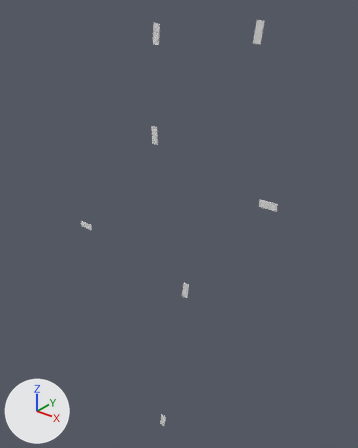
An edit to the OBJ model SourceAssets/Terrain/IrwinBuildings/IrwinBuildings_Landing.obj, drawn before and after from the same camera.
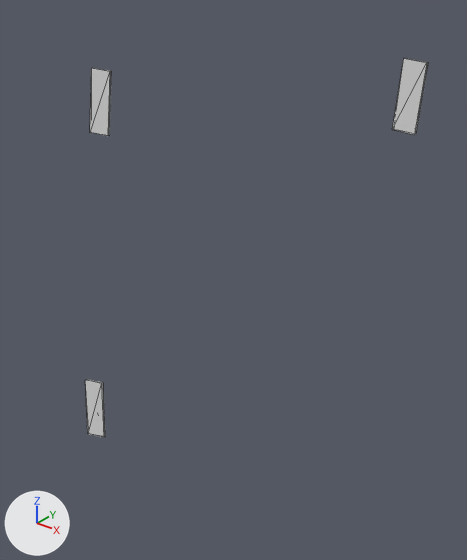
Each version appears first whole from a 50 mm lens placed at (28981.0, -4406.0, -98656.0), pointed at (25904.0, -560.0, -101040.0), and next in a close-up on the part from 34% to 78% of the width and 0% to 41% of the height. Arrows for +X, +Y and +Z are at lower left; the lights stay in place. The first two pictures are the older version. The close-ups show mesh edges as thin lines. Where no turn or scale is listed for an object, it has been applied to the vertices. Vertices at exactly the same position are counted once.

Objects in the first close-up: 'IrwinBuildings_Landing'.
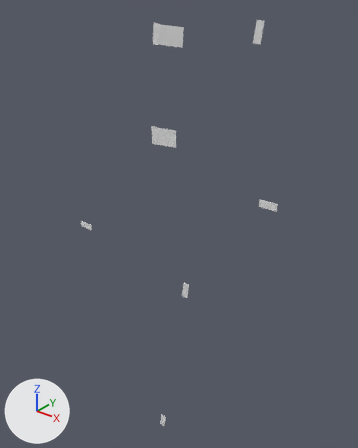
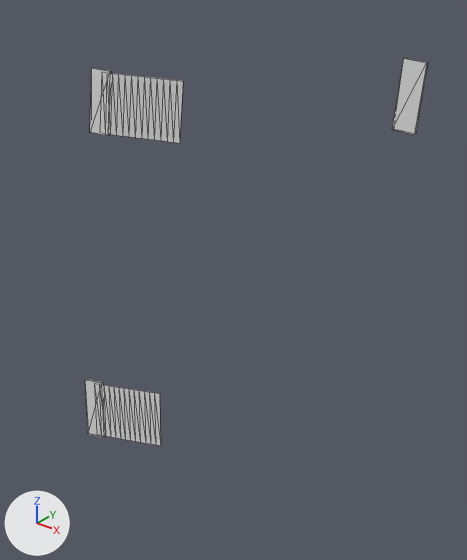
The edits, one by one:
me_irwinbuildings_landing is used by ob_irwinbuildings_landing; location (0.0, 0.0, 0.0).
me_irwinbuildings_landing had 56 vertices, 84 faces and spanned x 24654.0..27164.0, y -901.0..-679.0, z -103916.0..-98915.0.
me_irwinbuildings_landing now has 112 vertices, 136 faces and spans x 24654.0..27164.0, y -901.0..-679.0, z -103916.0..-98915.0.
me_irwinbuildings_landing part 1: a new loose piece of 28 vertices spanning x 25778.0..26042.0, y -791.0..-775.0, z -100101.0..-99925.0.
me_irwinbuildings_landing part 2: a new loose piece of 28 vertices spanning x 25851.0..26122.0, y -824.0..-768.0, z -99168.0..-98981.0.

Where the change shows, as pixel boxes [x1, y1, x2, y2] in the close-ups (467 x 560 px):
'IrwinBuildings_Landing', reshaped
    before: [85, 58, 428, 437]
    after: [85, 58, 428, 446]
part 1 of me_irwinbuildings_landing, added
    after: [94, 383, 161, 446]
part 2 of me_irwinbuildings_landing, added
    after: [100, 72, 183, 143]
